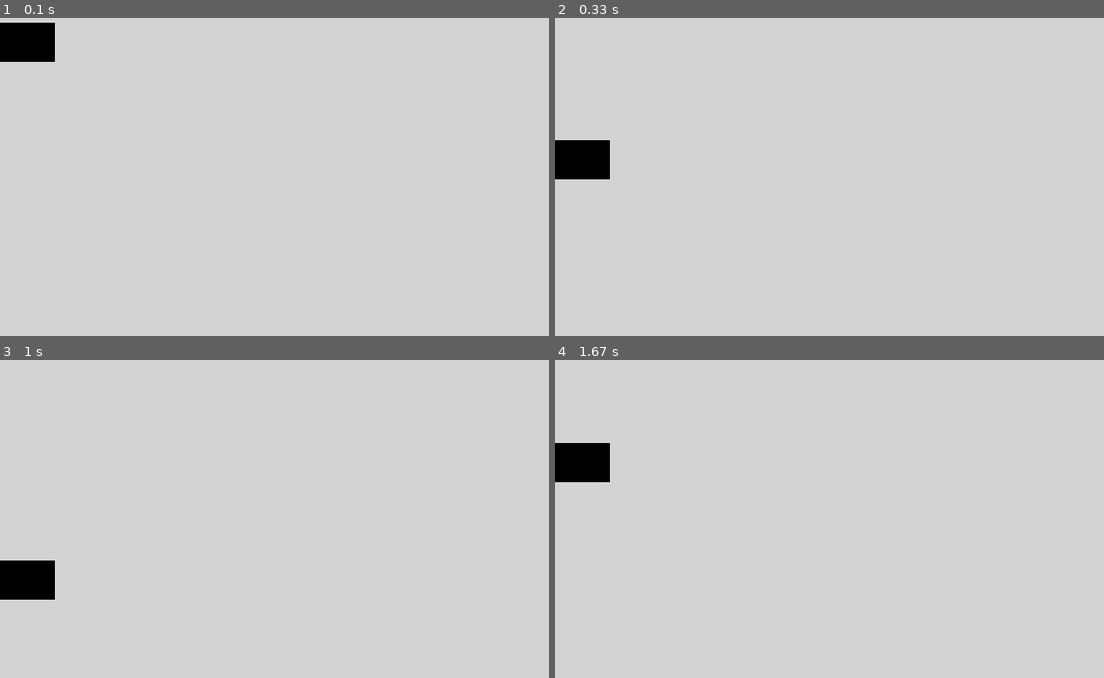
Above: before the commit, frames 1-4 (two rows, left to right).
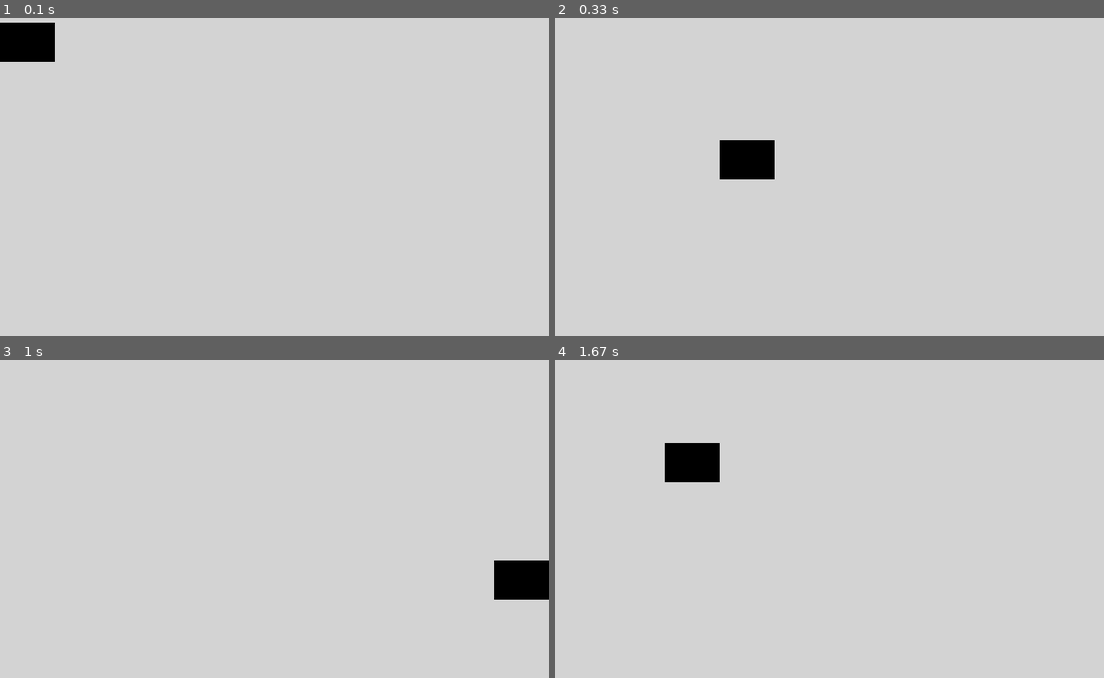
Above: after the commit, the same moments.

Repository: saegl5/myprojects
Game: pygame game, started from Codes/pygame-animation-bouncing-part-3.py
Two runs of this game, one before a commit and one after it. Both use one fixed random seed, a clock stepped at 60 frames per second and the inputs below.
Inputs:
- Up to frame 1 (0.1 s): no input
- Up to frame 2 (0.33 s): no input
- Up to frame 3 (1 s): no input
- Up to frame 4 (1.67 s): no input

Frame 1 is identical in both runs. In frame 2, 2.5% of the frame differs, in the area x 0-40%, y 38-51%; in frame 3, 2.5%; in frame 4, 2.5%.

Commit message:
added another offset, merged If statements

Diff:
--- a/Codes/pygame-animation-bouncing-part-3.py
+++ b/Codes/pygame-animation-bouncing-part-3.py
@@ -16,8 +16,10 @@
 # offset = 0 # initialize offset earlier
 # offset = 100 # start below top edge
 y_offset = 100 # start below top edge
+x_offset = 0 # keep starting position at left edge
 # change = 50 # initialize increment early
 y_change = 50 # initialize increment early
+x_change = 70 # initialize increment early
 
 pygame.display.set_caption("QUESTABOX's Cool Animation") # title, or choose your own
 
@@ -32,19 +34,26 @@
     #     pygame.draw.rect(screen, BLACK, (0, 0+offset, 70, 50), width=0) # added one offset to one y-coordinate
     #     offset += 50 # offset = offset + 50
     # pygame.draw.rect(screen, BLACK, (0, 0+offset, 70, 50), width=0) # untab
-    pygame.draw.rect(screen, BLACK, (0, 0+y_offset, 70, 50), width=0) # untab
+    # pygame.draw.rect(screen, BLACK, (0, 0+y_offset, 70, 50), width=0) # untab
+    pygame.draw.rect(screen, BLACK, (0+x_offset, 0+y_offset, 70, 50), width=0) # untab
     # offset += 50 # untab
     # offset += change # allow the increment to change
     y_offset += y_change # allow the increment to change
+    x_offset += x_change # allow the increment to change
     # if 0+offset + 50 == size[1]: # if rectangle at bottom edge
-    if 0+y_offset + 50 == size[1]: # if rectangle at bottom edge
+    # if 0+y_offset + 50 == size[1]: # if rectangle at bottom edge
+    if 0+y_offset + 50 == size[1] or 0+y_offset == 100: # if rectangle at bottom or top edge
         # change *= -1 # change = change*-1, that is change the increment's sign
         y_change *= -1 # y_change = y_change*-1, that is change the increment's sign
     # if 0+offset == 0: # if rectangle at top edge
     # if 0+offset == 100: # if rectangle below top edge
-    if 0+y_offset == 100: # if rectangle below top edge
+    # if 0+y_offset == 100: # if rectangle below top edge
         # change *= -1 # change the increment's sign back
-        y_change *= -1 # change the increment's sign back
+        # y_change *= -1 # change the increment's sign back
+    if 0+x_offset + 70 == size[0] or 0+x_offset == 0: # if rectangle below right or left edge
+        x_change *= -1 # x_change = x_change*-1, that is change the increment's sign
+    # if 0+x_offset == 0: # if rectangle below left edge
+    #     x_change *= -1 # change the increment's sign back
     # ----------------
     pygame.display.flip() # update the screen
     # clock.tick(60) # maximum 60 frames per second (i.e., no more than 60 times through While loop each second)
